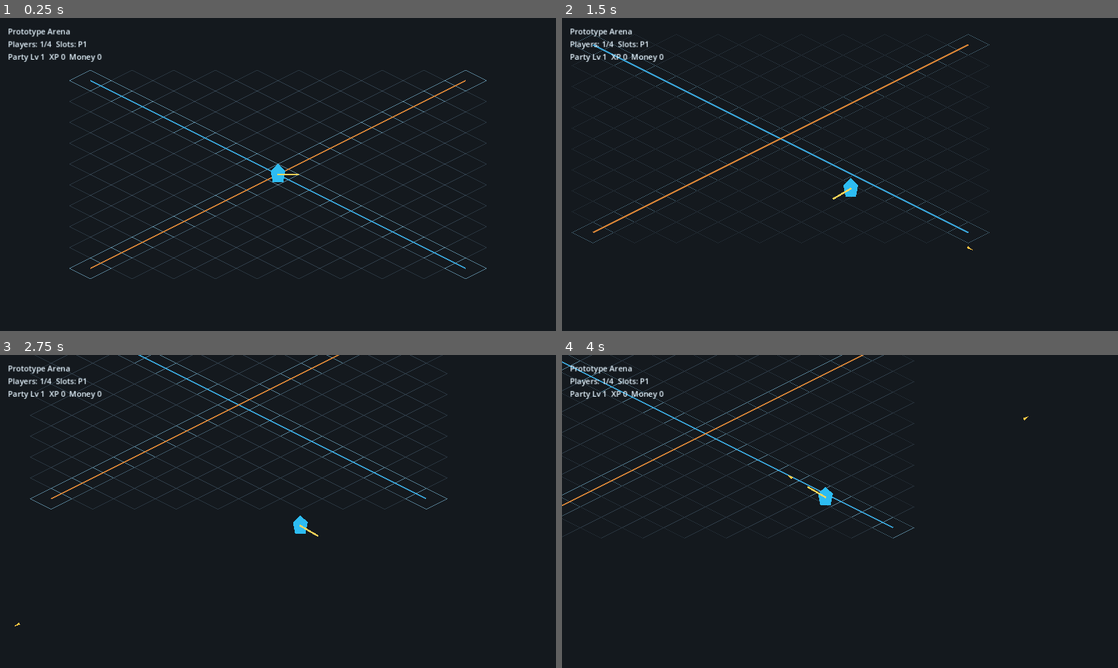
Above: before the commit, frames 1-4 (two rows, left to right).
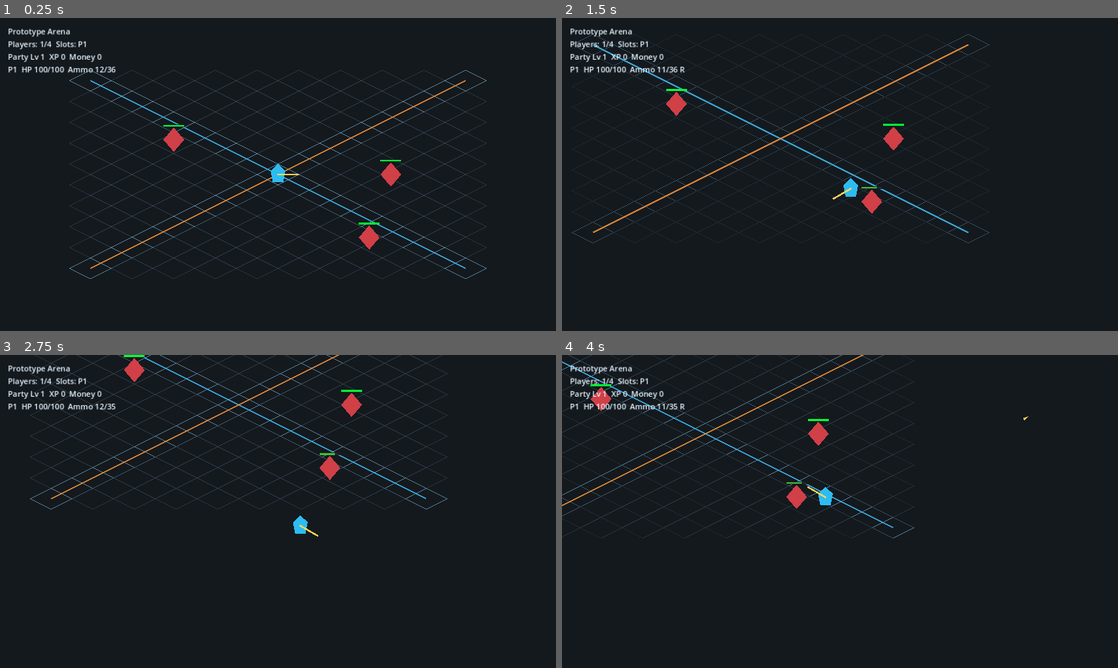
Above: after the commit, the same moments.

Repository: Phos69/GameProject
Game: Godot game, scene res://game/main/main.tscn
Two runs of this game, one before a commit and one after it. Both use one fixed random seed, a clock stepped at 60 frames per second and the inputs below.
Inputs:
- Up to frame 1 (0.25 s): no input
- Up to frame 2 (1.5 s): tap Enter at 0.5 s; hold D 0.53-1.28 s; tap R at 0.6, 1.35 s; tap Space at 0.77 s; hold S from 1.28 s (still down)
- Up to frame 3 (2.75 s): tap Space at 1.52 s; release S at 2.03 s; hold D from 2.03 s (still down); tap R at 2.1 s
- Up to frame 4 (4 s): release D at 2.78 s; hold W 2.78-3.53 s; tap R at 2.85, 3.6 s; tap Space at 3.02, 3.77 s; hold A from 3.53 s (still down)

The runs differ from the first frame. In frame 1, 0.7% of the frame differs, in the area x 1-73%, y 15-74%; in frame 2, 0.7%, in the area x 1-74%, y 15-75%; in frame 3, 0.7%; in frame 4, 0.7%.

Commit message:
feat: complete base combat milestone

Diff:
--- /dev/null
+++ b/game/debug/combat_target.gd
@@ -0,0 +1,30 @@
+extends StaticBody2D
+class_name CombatTarget
+
+@onready var visual := $Visual as Polygon2D
+@onready var health_bar := $HealthBar as Line2D
+@onready var health_component := $HealthComponent as HealthComponent
+
+func _ready() -> void:
+	add_to_group("damageable_targets")
+	health_component.damaged.connect(_on_health_changed)
+	health_component.healed.connect(_on_health_changed)
+	health_component.died.connect(_on_died)
+	_update_health_bar()
+
+func _on_health_changed(_amount: int, _current_health: int, _max_health: int) -> void:
+	_update_health_bar()
+
+func _on_died() -> void:
+	collision_layer = 0
+	visual.modulate = Color(0.35, 0.35, 0.35, 0.45)
+	health_bar.hide()
+	queue_free()
+
+func _update_health_bar() -> void:
+	var ratio := health_component.get_health_ratio()
+	health_bar.points = PackedVector2Array([
+		Vector2(-24.0, -32.0),
+		Vector2(-24.0 + 48.0 * ratio, -32.0)
+	])
+	health_bar.default_color = Color(1.0 - ratio, ratio, 0.2, 1.0)
--- /dev/null
+++ b/game/debug/combat_target.tscn
@@ -0,0 +1,33 @@
+[gd_scene load_steps=4 format=3]
+
+[ext_resource type="Script" path="res://game/debug/combat_target.gd" id="1_combat_target"]
+[ext_resource type="Script" path="res://game/health/health_component.gd" id="2_health_component"]
+
+[sub_resource type="RectangleShape2D" id="RectangleShape2D_target"]
+size = Vector2(44, 44)
+
+[node name="CombatTarget" type="StaticBody2D"]
+collision_layer = 2
+collision_mask = 0
+script = ExtResource("1_combat_target")
+
+[node name="Visual" type="Polygon2D" parent="."]
+color = Color(0.82, 0.25, 0.28, 1)
+polygon = PackedVector2Array(0, -28, 24, 0, 0, 28, -24, 0)
+
+[node name="HealthBarBackground" type="Line2D" parent="."]
+points = PackedVector2Array(-24, -32, 24, -32)
+width = 6.0
+default_color = Color(0.12, 0.12, 0.12, 0.9)
+
+[node name="HealthBar" type="Line2D" parent="."]
+points = PackedVector2Array(-24, -32, 24, -32)
+width = 4.0
+default_color = Color(0.2, 1, 0.2, 1)
+
+[node name="CollisionShape2D" type="CollisionShape2D" parent="."]
+shape = SubResource("RectangleShape2D_target")
+
+[node name="HealthComponent" type="Node" parent="."]
+script = ExtResource("2_health_component")
+max_health = 40
--- a/game/health/health_component.gd
+++ b/game/health/health_component.gd
@@ -33,3 +33,8 @@
 func reset_health() -> void:
 	is_dead = false
 	current_health = max_health
+
+func get_health_ratio() -> float:
+	if max_health <= 0:
+		return 0.0
+	return float(current_health) / float(max_health)
--- a/game/input/input_manager.gd
+++ b/game/input/input_manager.gd
@@ -26,6 +26,9 @@
 func is_player_fire_pressed(player_slot: int) -> bool:
 	return Input.is_action_pressed(_action(player_slot, "fire"))
 
+func is_player_reload_just_pressed(player_slot: int) -> bool:
+	return Input.is_action_just_pressed(_action(player_slot, "reload"))
+
 func _register_default_actions() -> void:
 	for player_slot in range(1, MAX_PLAYERS + 1):
 		_register_player_actions(player_slot)
@@ -41,6 +44,7 @@
 	_ensure_action(_action(player_slot, "aim_down"), _joy_motion(player_slot, JOY_AXIS_RIGHT_Y, 1.0))
 	_ensure_action(_action(player_slot, "fire"), _joy_button(player_slot, JOY_BUTTON_RIGHT_SHOULDER))
 	InputMap.action_add_event(_action(player_slot, "fire"), _joy_motion(player_slot, JOY_AXIS_TRIGGER_RIGHT, 1.0))
+	_ensure_action(_action(player_slot, "reload"), _joy_button(player_slot, JOY_BUTTON_X))
 
 	if player_slot == 1:
 		_add_keyboard_debug_actions()
@@ -55,6 +59,7 @@
 	InputMap.action_add_event(_action(1, "aim_up"), _key(KEY_UP))
 	InputMap.action_add_event(_action(1, "aim_down"), _key(KEY_DOWN))
 	InputMap.action_add_event(_action(1, "fire"), _key(KEY_SPACE))
+	InputMap.action_add_event(_action(1, "reload"), _key(KEY_R))
 
 func _ensure_action(action: StringName, first_event: InputEvent) -> void:
 	if not InputMap.has_action(action):
--- a/game/main/main.tscn
+++ b/game/main/main.tscn
@@ -17,6 +17,7 @@
 [ext_resource type="Script" path="res://game/ui/hud_manager.gd" id="15_hud_manager"]
 [ext_resource type="Script" path="res://game/projectiles/projectile_system.gd" id="16_projectile_system"]
 [ext_resource type="Script" path="res://game/health/health_system.gd" id="17_health_system"]
+[ext_resource type="PackedScene" path="res://game/debug/combat_target.tscn" id="18_combat_target"]
 
 [node name="Main" type="Node2D"]
 script = ExtResource("1_main")
@@ -70,6 +71,17 @@
 
 [node name="Players" type="Node2D" parent="World"]
 
+[node name="CombatTargets" type="Node2D" parent="World"]
+
+[node name="TargetEast" parent="World/CombatTargets" instance=ExtResource("18_combat_target")]
+position = Vector2(260, 0)
+
+[node name="TargetSouthEast" parent="World/CombatTargets" instance=ExtResource("18_combat_target")]
+position = Vector2(210, 145)
+
+[node name="TargetNorthWest" parent="World/CombatTargets" instance=ExtResource("18_combat_target")]
+position = Vector2(-240, -80)
+
 [node name="Camera2D" type="Camera2D" parent="."]
 script = ExtResource("14_camera")
 position = Vector2(0, 0)
--- a/game/player/player_controller.gd
+++ b/game/player/player_controller.gd
@@ -43,7 +43,7 @@
 
 	move_and_slide()
 	_update_facing(move_input)
-	_handle_fire()
+	_handle_weapon_input()
 
 func _movement_to_isometric(input_vector: Vector2) -> Vector2:
 	if input_vector.length_squared() <= 0.01:
@@ -72,8 +72,10 @@
 	var index := clampi(player_slot - 1, 0, slot_colors.size() - 1)
 	visual.color = slot_colors[index]
 
-func _handle_fire() -> void:
+func _handle_weapon_input() -> void:
 	if weapon_system == null:
 		return
+	if input_manager.is_player_reload_just_pressed(player_slot):
+		weapon_system.start_reload()
 	if input_manager.is_player_fire_pressed(player_slot):
 		weapon_system.try_fire(global_position + facing_direction * 22.0, facing_direction, self)
--- a/game/projectiles/projectile.gd
+++ b/game/projectiles/projectile.gd
@@ -6,10 +6,23 @@
 
 var velocity: Vector2 = Vector2.ZERO
 var owner_node: Node
+var source_id: StringName = &"projectile"
+var has_hit: bool = false
 
-func launch(direction: Vector2, speed: float, owner_ref: Node = null) -> void:
+func _ready() -> void:
+	body_entered.connect(_on_body_entered)
+
+func launch(
+	direction: Vector2,
+	speed: float,
+	owner_ref: Node = null,
+	damage_amount: int = 10,
+	damage_source_id: StringName = &"projectile"
+) -> void:
 	velocity = direction.normalized() * speed
 	owner_node = owner_ref
+	damage = damage_amount
+	source_id = damage_source_id
 	rotation = direction.angle()
 
 func _physics_process(delta: float) -> void:
@@ -17,3 +30,18 @@
 	lifetime -= delta
 	if lifetime <= 0.0:
 		queue_free()
+
+func _on_body_entered(body: Node2D) -> void:
+	if has_hit or body == owner_node:
+		return
+
+	has_hit = true
+	set_deferred("monitoring", false)
+	var health_system = get_tree().get_first_node_in_group("health_system")
+	if health_system != null and health_system.has_method("apply_damage"):
+		health_system.apply_damage(body, damage)
+	else:
+		var health_component := body.get_node_or_null("HealthComponent")
+		if health_component != null and health_component.has_method("apply_damage"):
+			health_component.apply_damage(damage)
+	queue_free()
--- a/game/projectiles/projectile.tscn
+++ b/game/projectiles/projectile.tscn
@@ -6,6 +6,8 @@
 radius = 4.0
 
 [node name="Projectile" type="Area2D"]
+collision_layer = 4
+collision_mask = 2
 script = ExtResource("1_projectile")
 
 [node name="Visual" type="Polygon2D" parent="."]
--- a/game/projectiles/projectile_system.gd
+++ b/game/projectiles/projectile_system.gd
@@ -8,7 +8,15 @@
 func _ready() -> void:
 	add_to_group("projectile_system")
 
-func spawn_projectile(origin: Vector2, direction: Vector2, speed: float, owner_ref: Node = null, projectile_scene: PackedScene = null) -> Node:
+func spawn_projectile(
+	origin: Vector2,
+	direction: Vector2,
+	speed: float,
+	owner_ref: Node = null,
+	projectile_scene: PackedScene = null,
+	damage: int = 1,
+	source_id: StringName = &"projectile"
+) -> Node:
 	var scene := projectile_scene if projectile_scene != null else default_projectile_scene
 	if scene == null:
 		return null
@@ -17,7 +25,7 @@
 	if projectile is Node2D:
 		(projectile as Node2D).global_position = origin
 	if projectile.has_method("launch"):
-		projectile.launch(direction.normalized(), speed, owner_ref)
+		projectile.launch(direction.normalized(), speed, owner_ref, damage, source_id)
 
 	var root := get_tree().current_scene
 	if root != null:
--- a/game/ui/hud_manager.gd
+++ b/game/ui/hud_manager.gd
@@ -38,6 +38,9 @@
 		experience,
 		money
 	]
+	var combat_status := _format_combat_status(players)
+	if not combat_status.is_empty():
+		status_label.text += "\n" + combat_status
 
 func _get_active_slots(players: Array[Node]) -> Array:
 	var local_multiplayer = get_tree().get_first_node_in_group("local_multiplayer_manager")
@@ -54,3 +57,26 @@
 	for player_slot in active_slots:
 		labels.append("P%d" % int(player_slot))
 	return " ".join(labels)
+
+func _format_combat_status(players: Array[Node]) -> String:
+	var lines := PackedStringArray()
+	for player in players:
+		var player_slot := int(player.get("player_slot"))
+		var health_component := player.get_node_or_null("HealthComponent")
+		var weapon_system := player.get_node_or_null("WeaponSystem")
+		var current_health := 0
+		var max_health := 0
+		var ammo_text := "-"
+		if health_component != null:
+			current_health = int(health_component.get("current_health"))
+			max_health = int(health_component.get("max_health"))
+		if weapon_system != null and weapon_system.has_method("get_ammo_text"):
+			ammo_text = weapon_system.get_ammo_text()
+		lines.append("P%d  HP %d/%d  Ammo %s" % [
+			player_slot,
+			current_health,
+			max_health,
+			ammo_text
+		])
+	lines.sort()
+	return "\n".join(lines)
--- /dev/null
+++ b/game/weapons/starter_pistol.tres
@@ -0,0 +1,17 @@
+[gd_resource type="Resource" script_class="WeaponData" load_steps=3 format=3]
+
+[ext_resource type="Script" path="res://game/weapons/weapon_data.gd" id="1_weapon_data"]
+[ext_resource type="PackedScene" path="res://game/projectiles/projectile.tscn" id="2_projectile"]
+
+[resource]
+script = ExtResource("1_weapon_data")
+weapon_id = &"starter_pistol"
+display_name = "Starter Pistol"
+damage = 10
+fire_rate = 7.0
+projectile_speed = 620.0
+magazine_size = 12
+starting_reserve_ammo = 36
+ammo_per_shot = 1
+reload_duration = 1.0
+projectile_scene = ExtResource("2_projectile")
--- /dev/null
+++ b/game/weapons/weapon_data.gd
@@ -0,0 +1,14 @@
+extends Resource
+class_name WeaponData
+
+@export var weapon_id: StringName = &"weapon"
+@export var display_name: String = "Weapon"
+@export_range(1, 1000) var damage: int = 10
+@export_range(0.1, 30.0, 0.1) var fire_rate: float = 5.0
+@export_range(1.0, 2000.0, 1.0) var projectile_speed: float = 600.0
+@export_range(1, 999) var magazine_size: int = 12
+@export_range(0, 9999) var starting_reserve_ammo: int = 36
+@export_range(1, 100) var ammo_per_shot: int = 1
+@export_range(0.0, 10.0, 0.05) var reload_duration: float = 1.0
+@export var infinite_reserve_ammo: bool = false
+@export var projectile_scene: PackedScene
--- a/game/weapons/weapon_system.gd
+++ b/game/weapons/weapon_system.gd
@@ -1,42 +1,125 @@
 extends Node2D
 class_name WeaponSystem
 
-signal fired(origin: Vector2, direction: Vector2)
+signal fired(origin: Vector2, direction: Vector2, damage: int)
 signal fire_blocked(reason: StringName)
+signal ammo_changed(current_ammo: int, reserve_ammo: int)
+signal reload_started(duration: float)
+signal reload_finished()
 
-@export var fire_rate: float = 7.0
-@export var projectile_speed: float = 620.0
-@export var projectile_scene: PackedScene = preload("res://game/projectiles/projectile.tscn")
+@export var weapon_data: WeaponData = preload("res://game/weapons/starter_pistol.tres")
 
 var cooldown: float = 0.0
+var current_ammo: int = 0
+var reserve_ammo: int = 0
+var reload_timer: float = 0.0
+var is_reloading: bool = false
+
+func _ready() -> void:
+	if weapon_data == null:
+		return
+	current_ammo = weapon_data.magazine_size
+	reserve_ammo = weapon_data.starting_reserve_ammo
+	ammo_changed.emit(current_ammo, reserve_ammo)
 
 func _process(delta: float) -> void:
 	cooldown = maxf(cooldown - delta, 0.0)
+	if not is_reloading:
+		return
+
+	reload_timer = maxf(reload_timer - delta, 0.0)
+	if reload_timer <= 0.0:
+		_finish_reload()
 
 func try_fire(origin: Vector2, direction: Vector2, owner_ref: Node = null) -> bool:
+	if weapon_data == null:
+		fire_blocked.emit(&"no_weapon")
+		return false
 	if direction.length_squared() <= 0.01:
 		fire_blocked.emit(&"no_direction")
+		return false
+	if is_reloading:
+		fire_blocked.emit(&"reloading")
 		return false
 	if cooldown > 0.0:
 		fire_blocked.emit(&"cooldown")
 		return false
+	if current_ammo < weapon_data.ammo_per_shot:
+		fire_blocked.emit(&"empty")
+		start_reload()
+		return false
 
-	cooldown = 1.0 / maxf(fire_rate, 0.01)
+	cooldown = 1.0 / maxf(weapon_data.fire_rate, 0.01)
+	current_ammo -= weapon_data.ammo_per_shot
+	ammo_changed.emit(current_ammo, reserve_ammo)
 	var normalized_direction := direction.normalized()
-	fired.emit(origin, normalized_direction)
+	fired.emit(origin, normalized_direction, weapon_data.damage)
 
-	if projectile_scene != null:
+	if weapon_data.projectile_scene != null:
 		var projectile_system = get_tree().get_first_node_in_group("projectile_system")
 		if projectile_system != null and projectile_system.has_method("spawn_projectile"):
-			projectile_system.spawn_projectile(origin, normalized_direction, projectile_speed, owner_ref, projectile_scene)
+			projectile_system.spawn_projectile(
+				origin,
+				normalized_direction,
+				weapon_data.projectile_speed,
+				owner_ref,
+				weapon_data.projectile_scene,
+				weapon_data.damage,
+				weapon_data.weapon_id
+			)
 		else:
-			var projectile := projectile_scene.instantiate()
+			var projectile := weapon_data.projectile_scene.instantiate()
 			if projectile is Node2D:
 				(projectile as Node2D).global_position = origin
 			if projectile.has_method("launch"):
-				projectile.launch(normalized_direction, projectile_speed, owner_ref)
+				projectile.launch(
+					normalized_direction,
+					weapon_data.projectile_speed,
+					owner_ref,
+					weapon_data.damage,
+					weapon_data.weapon_id
+				)
 			var root := get_tree().current_scene
 			if root != null:
 				root.add_child(projectile)
 
 	return true
+
+func start_reload() -> bool:
+	if weapon_data == null or is_reloading:
+		return false
+	if current_ammo >= weapon_data.magazine_size:
+		return false
+	if not weapon_data.infinite_reserve_ammo and reserve_ammo <= 0:
+		return false
+
+	is_reloading = true
+	reload_timer = weapon_data.reload_duration
+	reload_started.emit(reload_timer)
+	if reload_timer <= 0.0:
+		_finish_reload()
+	return true
+
+func get_ammo_text() -> String:
+	if weapon_data == null:
+		return "-"
+	var reserve_text := "INF" if weapon_data.infinite_reserve_ammo else str(reserve_ammo)
+	var suffix := " R" if is_reloading else ""
+	return "%d/%s%s" % [current_ammo, reserve_text, suffix]
+
+func _finish_reload() -> void:
+	if weapon_data == null:
+		is_reloading = false
+		return
+
+	var required_ammo := weapon_data.magazine_size - current_ammo
+	var loaded_ammo := required_ammo
+	if not weapon_data.infinite_reserve_ammo:
+		loaded_ammo = mini(required_ammo, reserve_ammo)
+		reserve_ammo -= loaded_ammo
+
+	current_ammo += loaded_ammo
+	is_reloading = false
+	reload_timer = 0.0
+	ammo_changed.emit(current_ammo, reserve_ammo)
+	reload_finished.emit()
--- /dev/null
+++ b/tests/combat_smoke_test.gd
@@ -0,0 +1,85 @@
+extends SceneTree
+
+var failures: PackedStringArray = []
+
+func _initialize() -> void:
+	call_deferred("_run")
+
+func _run() -> void:
+	var main_scene := load("res://game/main/main.tscn") as PackedScene
+	_expect(main_scene != null, "main scene can be loaded")
+	if main_scene == null:
+		_finish()
+		return
+
+	var main := main_scene.instantiate()
+	root.add_child(main)
+	current_scene = main
+	await process_frame
+	await process_frame
+
+	var local_multiplayer := get_first_node_in_group("local_multiplayer_manager") as LocalMultiplayerManager
+	var player_manager := get_first_node_in_group("player_manager") as PlayerManager
+	_expect(local_multiplayer != null, "local multiplayer manager is available")
+	_expect(player_manager != null, "player manager is available")
+	if local_multiplayer == null or player_manager == null:
+		_finish()
+		return
+
+	local_multiplayer.activate_slot(2)
+	await process_frame
+	_expect(player_manager.get_players().size() == 2, "two local players can coexist during combat")
+
+	var player_one := player_manager.players.get(1) as PlayerController
+	var player_two := player_manager.players.get(2) as PlayerController
+	var target := main.get_node_or_null("World/CombatTargets/TargetEast") as CombatTarget
+	_expect(player_one != null, "player one is spawned")
+	_expect(player_two != null, "player two is spawned")
+	_expect(target != null, "combat target is spawned")
+	if player_one == null or player_two == null or target == null:
+		_finish()
+		return
+
+	var weapon_one := player_one.get_node("WeaponSystem") as WeaponSystem
+	var weapon_two := player_two.get_node("WeaponSystem") as WeaponSystem
+	var target_health := target.get_node("HealthComponent") as HealthComponent
+	var direction := player_one.global_position.direction_to(target.global_position)
+	var fired := weapon_one.try_fire(
+		player_one.global_position + direction * 22.0,
+		direction,
+		player_one
+	)
+	_expect(fired, "starter pistol fires")
+
+	for _frame in range(40):
+		await physics_frame
+
+	_expect(target_health.current_health == 30, "projectile collision applies 10 damage")
+	_expect(weapon_one.current_ammo == 11, "firing consumes player one ammunition")
+	_expect(weapon_two.current_ammo == 12, "player two ammunition remains independent")
+
+	weapon_one.current_ammo = 0
+	weapon_one.reserve_ammo = 36
+	_expect(weapon_one.start_reload(), "reload starts with an empty magazine")
+	for _frame in range(70):
+		await physics_frame
+	_expect(weapon_one.current_ammo == 12, "reload fills the magazine")
+	_expect(weapon_one.reserve_ammo == 24, "reload consumes reserve ammunition")
+
+	_finish()
+
+func _expect(condition: bool, message: String) -> void:
+	if condition:
+		print("PASS: ", message)
+		return
+	failures.append(message)
+	push_error("FAIL: " + message)
+
+func _finish() -> void:
+	if failures.is_empty():
+		print("COMBAT_SMOKE_TEST: PASS")
+		quit(0)
+		return
+
+	print("COMBAT_SMOKE_TEST: FAIL (%d)" % failures.size())
+	quit(1)
Not shown: 1 places in game/main/main.tscn that only renumber resources
Not shown, changed: ARCHITECTURE.md
Not shown, changed: CHANGELOG.md
Not shown, changed: GAME_DESIGN.md
Not shown, changed: ROADMAP.md
Not shown, changed: TODO.md
Not shown, added: docs/milestones/milestone_3.md
Not shown, changed: docs/testing/manual_checklist.md
